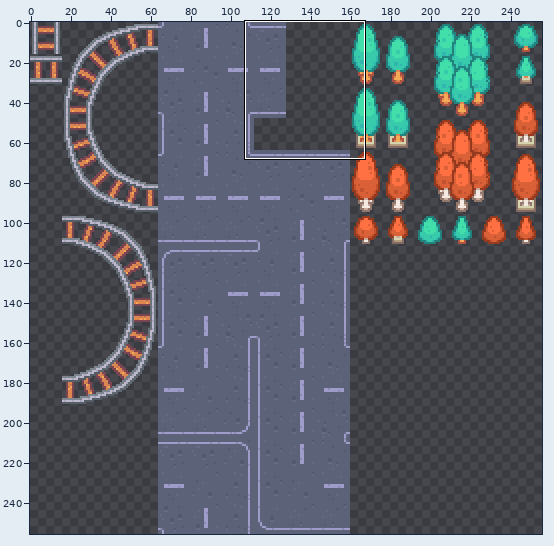
Two states of a sprite sheet, TrainGame-Godot/Images/tilesheet_objects.png. Above: a wide view before the commit, with the close-up outlined.
Close-up. First the earlier version:
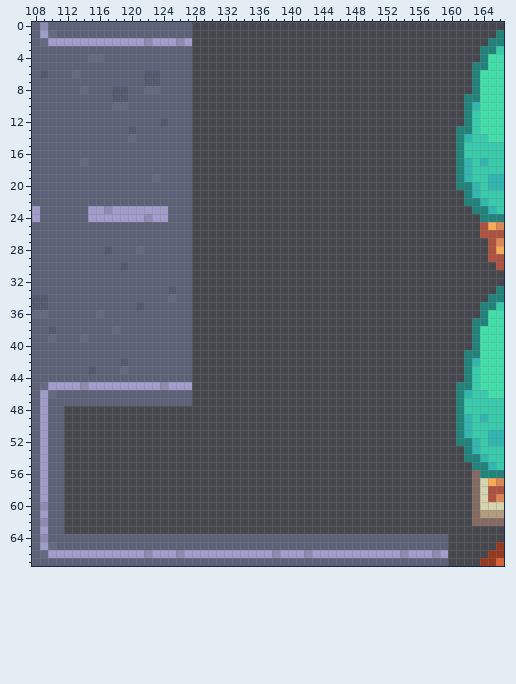
The file is 256x256 pixels. Colours within 5 levels of each other are drawn and written as one. Shown: x 108..166, y 0..67.
After the commit:
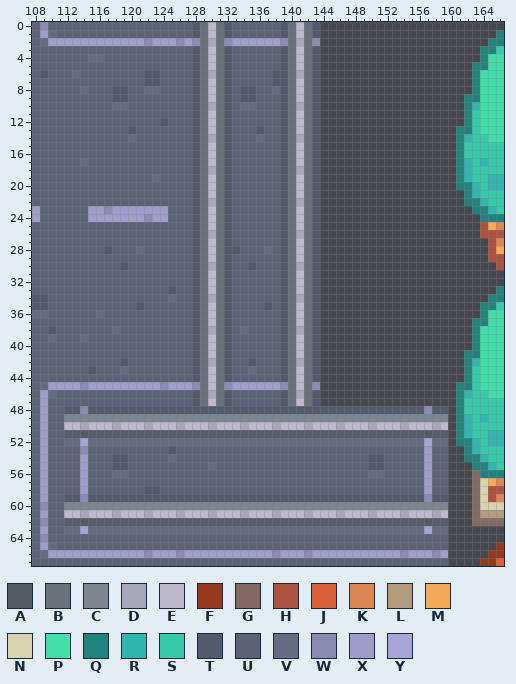
Palette (. is transparent): A #555d67  B #69717b  C #7d858f  D #a9a7bc  E #beb8cd  F #95391f  G #836a62  H #ae5242  J #da6038  K #dc8652  L #b39b7d  M #f5aa57  N #d6d4af  P #42dfab  Q #21837c  R #30b6af  S #38cbab  T #545a6e  U #5c6278  V #646b83  W #8b8ab1  X #a09cca  Y #a8a5d3
Log entry: Add railway crossing textures
Diff:
Changed rows in their new state; - is an unchanged pixel.
first column x 112:
 0 ----------------TBEBTUUUUUUTBEBT----------------
 1 ----------------TBEBTUUUUUUTBEBT----------------
 2 ----------------WBDBWXXXXXXWBDBW----------------
 3 ----------------TBEBTUUUUUUTBEBT----------------
 4 ----------------TBEBTUUUUUUTBEBT----------------
 5 ----------------TBEBTUUUUUUTBEBT----------------
 6 ----------------TBDBTUUUUUTTBDBT----------------
 7 ----------------TBEBTUUUUUTTBEBT----------------
 8 ----------------TBEBTUTTUUVTBEBT----------------
 9 ----------------TBEBTUTTUUUTBEBT----------------
10 ----------------TBDBTUVVUUUTBDBT----------------
11 ----------------TBEBTUUUUUUTBEBT----------------
12 ----------------TBEBTUUUUUUTBEBT----------------
13 ----------------TBEBTUUUTUUTBEBT----------------
14 ----------------TBDBTUUUVUUTBDBT----------------
15 ----------------TBEBTUUUUUUTBEBT----------------
16 ----------------TBEBTUUUUUUTBEBT----------------
17 ----------------TBEBTUUUUUUTBEBT----------------
18 ----------------TBDBTUUUUUUTBDBT----------------
19 ----------------TBEBTUUUUUUTBEBT----------------
20 ----------------TBEBTUUUUUUTBEBT----------------
21 ----------------TBEBTUUUUUUTBEBT----------------
22 ----------------TBDBTUUUUUUTBDBT----------------
23 ----------------TBEBTUUUUUUTBEBT----------------
24 ----------------TBEBTUUUUUUTBEBT----------------
25 ----------------TBEBTUUUUUUTBEBT----------------
26 ----------------TBDBTUUUUUUTBDBT----------------
27 ----------------TBEBTUUUUUUTBEBT----------------
28 ----------------TBEBTTUUUVUTBEBT----------------
29 ----------------TBEBTUUUUUUTBEBT----------------
30 ----------------TBDBTUUTUUUTBDBT----------------
31 ----------------TBEBTUUUUUUTBEBT----------------
32 ----------------TBEBTUUUUUUTBEBT----------------
33 ----------------TBEBTUUUUUUTBEBT----------------
34 ----------------TBDBTUUUUUUTBDBT----------------
35 ----------------TBEBTUUUUTUTBEBT----------------
36 ----------------TBEBTUUUUUUTBEBT----------------
37 ----------------TBEBTUUUUUUTBEBT----------------
38 ----------------TBDBTUVUUUUTBDBT----------------
39 ----------------TBEBTUUUUUUTBEBT----------------
40 ----------------TBEBTUUUUUUTBEBT----------------
41 ----------------TBEBTUUUUUUTBEBT----------------
42 ----------------TBDBTUUTUUUTBDBT----------------
43 ----------------TBEBTUUVUUUTBEBT----------------
44 ----------------TBEBTUUUUUUTBEBT----------------
45 ----------------WBEBWXXXXXXWBEBW----------------
46 ----------------TBDBTUUUUUUTBDBT----------------
47 ----------------TBEBTUUUUUUTBEBT----------------
48 TTWTTTTTTTTTTTTTTTTTTTTTTTTTTTTTTTTTTTTTTTTTTWTT
49 CCCCCCCCCCCCCCCCCCCCCCCCCCCCCCCCCCCCCCCCCCCCCCCC
50 EEDEEEDEEEDEEEDEEEDEEEDEEEDEEEDEEEDEEEDEEEDEEEDE
51 AAAAAAAAAAAAAAAAAAAAAAAAAAAAAAAAAAAAAAAAAAAAAAAA
52 VVYVVVVVVVVVVVVVVVVVVVVVVVVVVVVVVVVVVVVVVVVVVYVV
53 UUWUUUUUUUUUUTUUUUUUUUUUUUUUUUUUUUUUUUUUUUUUUXUU
54 UUXUUUTTUUUUUVUUUUUUUUUUUUUUUUUUUUUUUUTTUUUUUXUU
55 UUXUUUTTUUUUUUUUUUVUUUUUUUUUUUUUUUUUUUTTUUUUUXUU
56 UUXUUUVVUUUUUUUUUUUUUUUUUUUUUUUUUUUUUUVVUUUUUXUU
57 UUXUUUUUUUUUUUUUUUUUUUUUUUUUUUUUUUUUUUUUUUUUUXUU
58 UUXUUUUUUUTTUUUUUUUUUUUUUUUUUUUUUUUUUUUUUUUUUXUU
59 TTWTTTTTTTTTTTTTTTTTTTTTTTTTTTTTTTTTTTTTTTTTTWTT
60 CCCCCCCCCCCCCCCCCCCCCCCCCCCCCCCCCCCCCCCCCCCCCCCC
61 EEDEEEDEEEDEEEDEEEDEEEDEEEDEEEDEEEDEEEDEEEDEEEDE
62 AAAAAAAAAAAAAAAAAAAAAAAAAAAAAAAAAAAAAAAAAAAAAAAA
63 VVYVVVVVVVVVVVVVVVVVVVVVVVVVVVVVVVVVVVVVVVVVVYVV
Where, in picture pixels (left, top, right, bottom), the same in both close-ups:
added: (64, 22, 448, 534)
